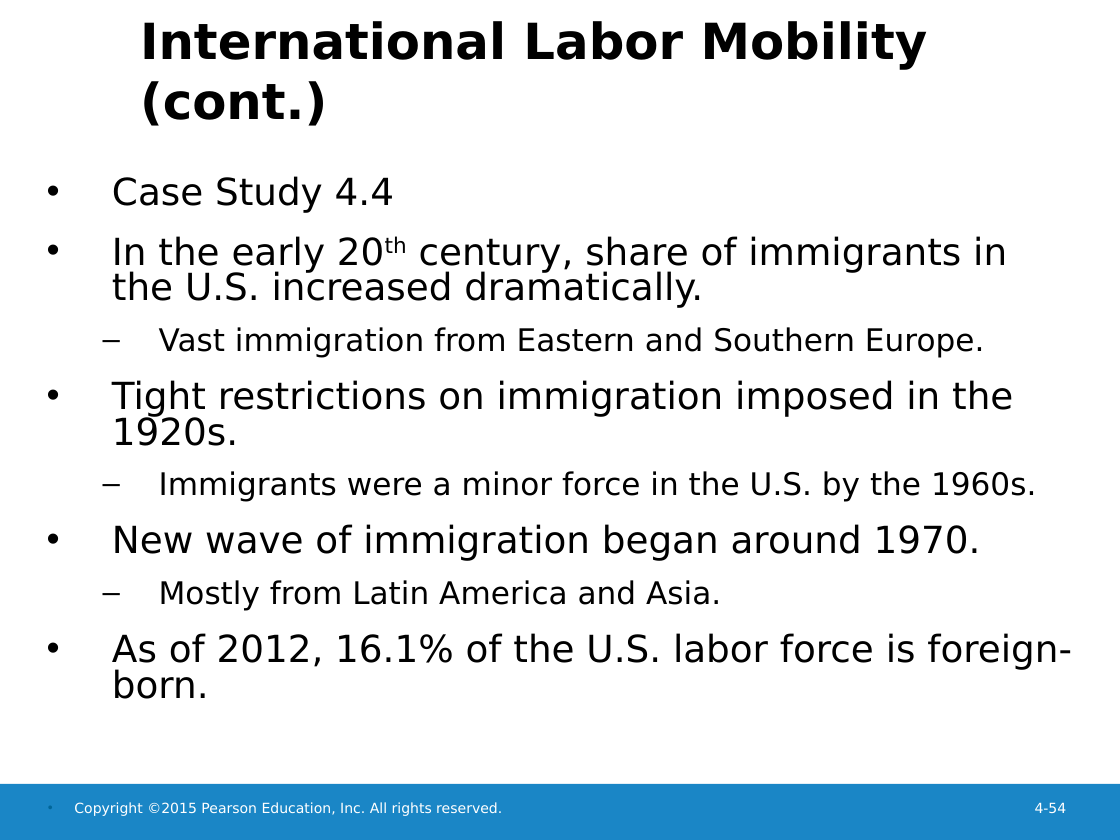
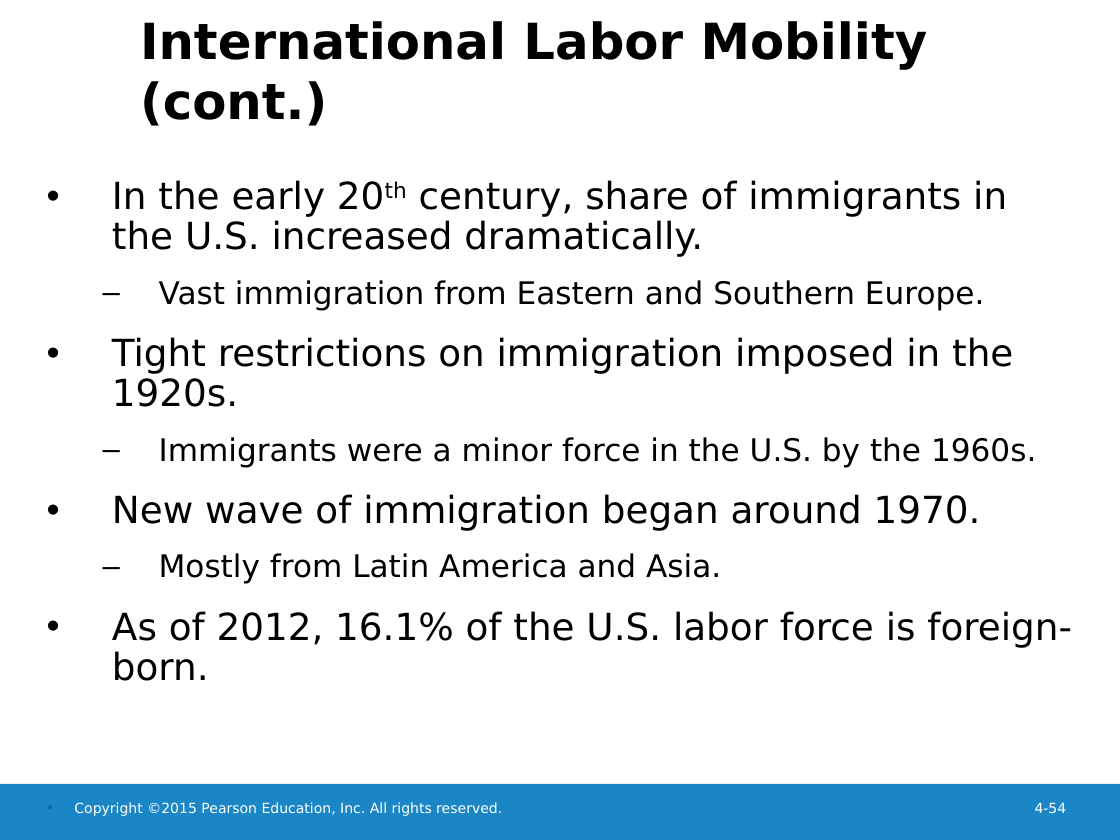
Before and after one commit to hehemin/bayeswhu.github.io, a slide deck: slide 54 of teaching/trade/Ch04.ppt. Drawn at 1120x840 pixels with LibreOffice and Linux fonts; fonts in the diff are those of the drawing; background and template pictures are left out. Boxes give left, top, right and bottom in pixels: in the first picture for what was removed or moved away, otherwise in the second. Text is boxed around its words. In the diff, an @@ line names an element or a change of style, - is before the commit and + after.

```diff
--- a/teaching/trade/Ch04.ppt
+++ b/teaching/trade/Ch04.ppt
@@ text "In the early 20th century, ..." at box(112, 180, 1072, 681): line spacing 0.8 to 0.9 @@
@@ text at box(112, 176, 394, 213): paragraph removed @@
-• Case Study 4.4
```
Also in this commit, not shown: 2 other slides changed, 16 other files.
